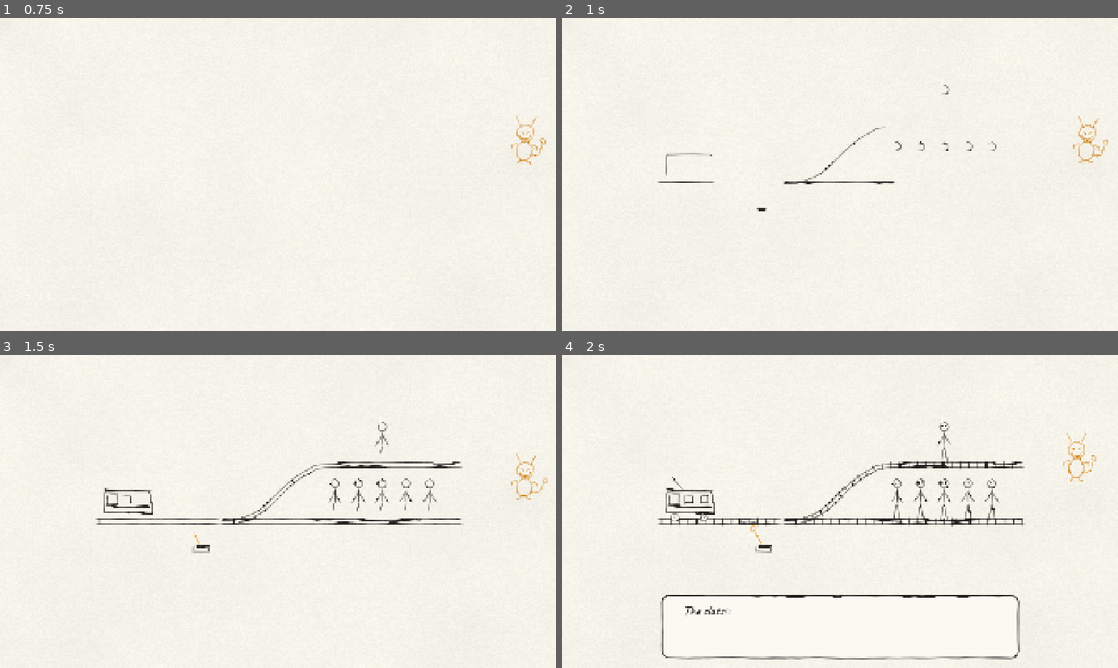
Above: before the commit, frames 1-4 (two rows, left to right).
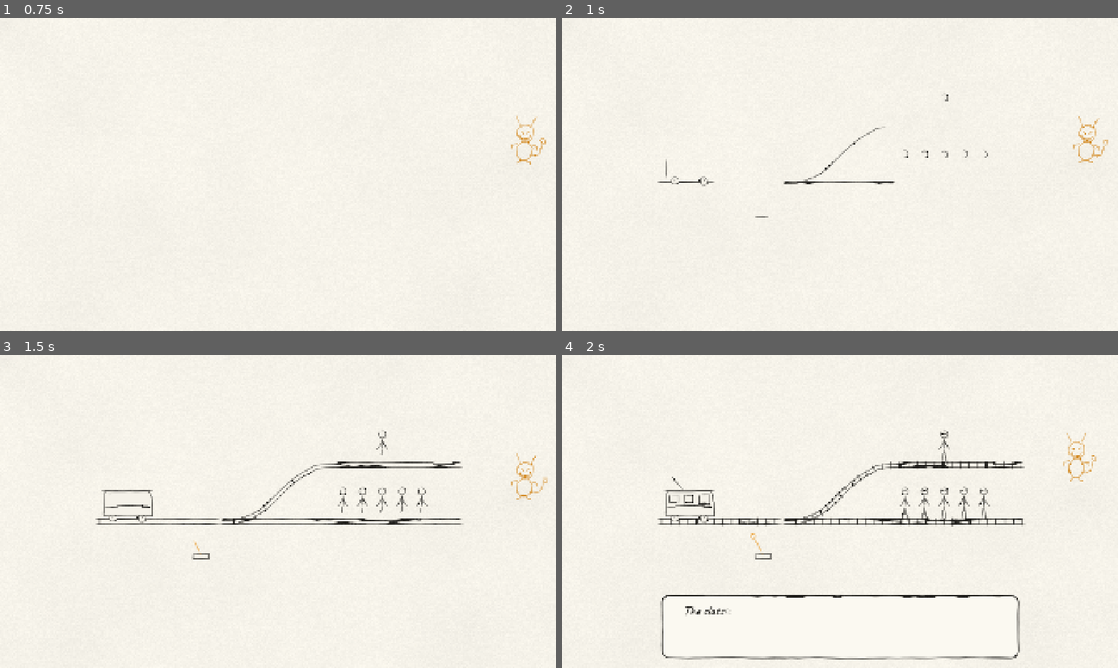
Above: after the commit, the same moments.

Repository: GoktugSugar/your_call
Game: Godot game, scene res://game/main.tscn
Same seed, same stepped clock (60 frames per second), same inputs: the game is played once before the commit and once after it.
Inputs (mouse positions are in pixels of both pictures, inside the frame that each line leads up to):
- Up to frame 1 (0.75 s): tap Enter at 0.5 s; move the mouse to (400, 158) at 0.52 s; press the mouse at (400, 158) at 0.53 s
- Up to frame 2 (1 s): no input
- Up to frame 3 (1.5 s): release the mouse at (400, 495) at 1.25 s; drag from (166, 527) to (250, 574) at 1.27 s
- Up to frame 4 (2 s): no input

Frame 1 is identical in both runs. In frame 2, 0.3% of the frame differs, in the area x 18-79%, y 21-64%; in frame 3, 1.0%; in frame 4, 1.4%, in the area x 18-79%, y 21-66%.

Commit message:
Shrink the stick figures, lower the lever, tuck in the trolley's wheels
Co-Authored-By: Claude Opus 5.5 <noreply@anthropic.com>

Diff:
--- a/figures/poses/buckle.tres
+++ b/figures/poses/buckle.tres
@@ -4,7 +4,7 @@
 
 [resource]
 script = ExtResource("1_pose")
-hip_offset = Vector2(0, 14)
+hip_offset = Vector2(0, 11)
 spine_angle = 5.0
 head_tilt = 8.0
 left_shoulder = 46.0
--- a/figures/poses/collapse.tres
+++ b/figures/poses/collapse.tres
@@ -4,15 +4,15 @@
 
 [resource]
 script = ExtResource("1_pose")
-hip_offset = Vector2(10, 46)
+hip_offset = Vector2(8, 37)
 spine_angle = 62.0
 head_tilt = 12.0
 left_shoulder = 110.0
 right_shoulder = 35.0
 left_elbow = 25.0
 right_elbow = 50.0
-left_foot = Vector2(-14, 0)
-right_foot = Vector2(-6, 0)
+left_foot = Vector2(-11, 0)
+right_foot = Vector2(-5, 0)
 arrive_duration = 0.3
 arrive_transition = 4
 arrive_ease = 0
--- a/figures/poses/down.tres
+++ b/figures/poses/down.tres
@@ -4,15 +4,15 @@
 
 [resource]
 script = ExtResource("1_pose")
-hip_offset = Vector2(22, 58)
+hip_offset = Vector2(18, 46)
 spine_angle = 80.0
 head_tilt = 6.0
 left_shoulder = 160.0
 right_shoulder = -10.0
 left_elbow = 12.0
 right_elbow = 20.0
-left_foot = Vector2(-46, 0)
-right_foot = Vector2(-30, -2)
+left_foot = Vector2(-37, 0)
+right_foot = Vector2(-24, -2)
 arrive_duration = 0.14
 arrive_transition = 1
 arrive_ease = 1
--- a/figures/stick_figure.gd
+++ b/figures/stick_figure.gd
@@ -18,42 +18,42 @@
 
 @export_group("Body")
 ## Hips to ground when standing straight.
-@export_range(10.0, 200.0, 0.5) var leg_length := 64.0:
+@export_range(10.0, 200.0, 0.5) var leg_length := 51.0:
 	set(value):
 		leg_length = value
 		queue_redraw()
 ## Hips to neck.
-@export_range(10.0, 200.0, 0.5) var spine_length := 48.0:
+@export_range(10.0, 200.0, 0.5) var spine_length := 38.0:
 	set(value):
 		spine_length = value
 		queue_redraw()
 ## Neck to the bottom of the head.
-@export_range(0.0, 40.0, 0.5) var neck_length := 5.0:
+@export_range(0.0, 40.0, 0.5) var neck_length := 4.0:
 	set(value):
 		neck_length = value
 		queue_redraw()
 ## Radius of the head.
-@export_range(4.0, 60.0, 0.5) var head_radius := 14.0:
+@export_range(4.0, 60.0, 0.5) var head_radius := 11.5:
 	set(value):
 		head_radius = value
 		queue_redraw()
 ## Shoulder to elbow.
-@export_range(5.0, 100.0, 0.5) var upper_arm_length := 24.0:
+@export_range(5.0, 100.0, 0.5) var upper_arm_length := 19.0:
 	set(value):
 		upper_arm_length = value
 		queue_redraw()
 ## Elbow to hand.
-@export_range(5.0, 100.0, 0.5) var forearm_length := 22.0:
+@export_range(5.0, 100.0, 0.5) var forearm_length := 18.0:
 	set(value):
 		forearm_length = value
 		queue_redraw()
 ## How far below the neck the arms join the spine.
-@export_range(0.0, 60.0, 0.5) var shoulder_drop := 7.0:
+@export_range(0.0, 60.0, 0.5) var shoulder_drop := 5.5:
 	set(value):
 		shoulder_drop = value
 		queue_redraw()
 ## How far each foot stands from the middle.
-@export_range(0.0, 60.0, 0.5) var foot_spread := 12.0:
+@export_range(0.0, 60.0, 0.5) var foot_spread := 10.0:
 	set(value):
 		foot_spread = value
 		queue_redraw()
@@ -62,24 +62,24 @@
 
 @export_group("Face")
 ## Radius of each dot eye.
-@export_range(0.5, 8.0, 0.1) var eye_radius := 3.0:
+@export_range(0.5, 8.0, 0.1) var eye_radius := 2.6:
 	set(value):
 		eye_radius = value
 		queue_redraw()
 ## How far each eye sits from the middle of the face.
-@export_range(0.0, 20.0, 0.1) var eye_spread := 5.0:
+@export_range(0.0, 20.0, 0.1) var eye_spread := 4.2:
 	set(value):
 		eye_spread = value
 		queue_redraw()
 ## How far above the middle of the head the eyes sit.
-@export_range(-20.0, 20.0, 0.1) var eye_height := 1.5:
+@export_range(-20.0, 20.0, 0.1) var eye_height := 1.2:
 	set(value):
 		eye_height = value
 		queue_redraw()
 
 @export_group("Breathing")
 ## How far the hips rise and fall with each breath, in pixels.
-@export_range(0.0, 6.0, 0.1) var breath_depth := 1.4
+@export_range(0.0, 6.0, 0.1) var breath_depth := 1.1
 ## Seconds per breath.
 @export_range(0.5, 10.0, 0.1) var breath_period := 3.4
 ## How far the arms sway with each breath, in degrees.
--- a/stages/trolley/trolley_cart.gd
+++ b/stages/trolley/trolley_cart.gd
@@ -10,8 +10,8 @@
 		wheel_radius = value
 		queue_redraw()
 
-const _BODY := [Vector2(-82.0, -30.0), Vector2(-82.0, -96.0), Vector2(-74.0, -104.0), Vector2(70.0, -104.0),
-		Vector2(82.0, -92.0), Vector2(84.0, -30.0)]
+const _BODY := [Vector2(-82.0, -22.0), Vector2(-82.0, -96.0), Vector2(-74.0, -104.0), Vector2(70.0, -104.0),
+		Vector2(82.0, -92.0), Vector2(84.0, -22.0)]
 const _ROOF := [Vector2(-88.0, -109.0), Vector2(88.0, -109.0)]
 const _BELT := [Vector2(-82.0, -52.0), Vector2(84.0, -52.0)]
 const _WINDOWS := [Rect2(-68.0, -92.0, 30.0, 28.0), Rect2(-16.0, -92.0, 30.0, 28.0), Rect2(36.0, -92.0, 30.0, 28.0)]
@@ -23,6 +23,13 @@
 func _build_lines(style: InkStyle, palette: InkPalette) -> Array[InkLine]:
 	var spacing := style.sample_spacing
 	var lines: Array[InkLine] = []
+	# The wheels come first, so the body's paper hides their tops where they tuck under it.
+	for x: float in _WHEEL_X:
+		var wheel := InkLine.along(InkBrush.ellipse(Vector2(x, -wheel_radius), Vector2.ONE * wheel_radius, spacing),
+				palette.ink, 1.0, true)
+		wheel.fill = palette.paper
+		lines.append(wheel)
+		lines.append(InkLine.dot(Vector2(x, -wheel_radius), 2.5, palette.ink))
 	var body := InkLine.along(InkBrush.resample_polyline(_closed(_BODY), spacing), palette.ink, 1.0, true)
 	body.fill = palette.paper
 	lines.append(body)
@@ -31,12 +38,6 @@
 	for window: Rect2 in _WINDOWS:
 		var corners := [window.position, Vector2(window.end.x, window.position.y), window.end, Vector2(window.position.x, window.end.y)]
 		lines.append(InkLine.along(InkBrush.resample_polyline(_closed(corners), spacing), palette.ink, 0.8, true))
-	for x: float in _WHEEL_X:
-		var wheel := InkLine.along(InkBrush.ellipse(Vector2(x, -wheel_radius), Vector2.ONE * wheel_radius, spacing),
-				palette.ink, 1.0, true)
-		wheel.fill = palette.paper
-		lines.append(wheel)
-		lines.append(InkLine.dot(Vector2(x, -wheel_radius), 2.5, palette.ink))
 	lines.append(_straight(_POLE, palette.ink, spacing, 0.8))
 	lines.append(InkLine.dot(_POLE[1], _POLE_SHOE_RADIUS, palette.ink))
 	return lines
--- a/stages/trolley/trolley_stage.gd
+++ b/stages/trolley/trolley_stage.gd
@@ -21,7 +21,7 @@
 ## Canvas x of the middle of each track's group of figures.
 @export var figures_center_x := 1320.0
 ## Distance between neighbouring figures on a track.
-@export_range(20.0, 300.0, 1.0) var figure_spacing := 82.0
+@export_range(20.0, 300.0, 1.0) var figure_spacing := 68.0
 
 @export_group("Trolley")
 ## How far along the approach the trolley waits.
--- a/stages/trolley/trolley_stage.tscn
+++ b/stages/trolley/trolley_stage.tscn
@@ -34,7 +34,7 @@
 [node name="Figures" type="Node2D" parent="."]
 
 [node name="Lever" type="Node2D" parent="."]
-position = Vector2(694, 662)
+position = Vector2(694, 688)
 script = ExtResource("4_lever")
 handle_length = 72.0
 knob_radius = 8.5
